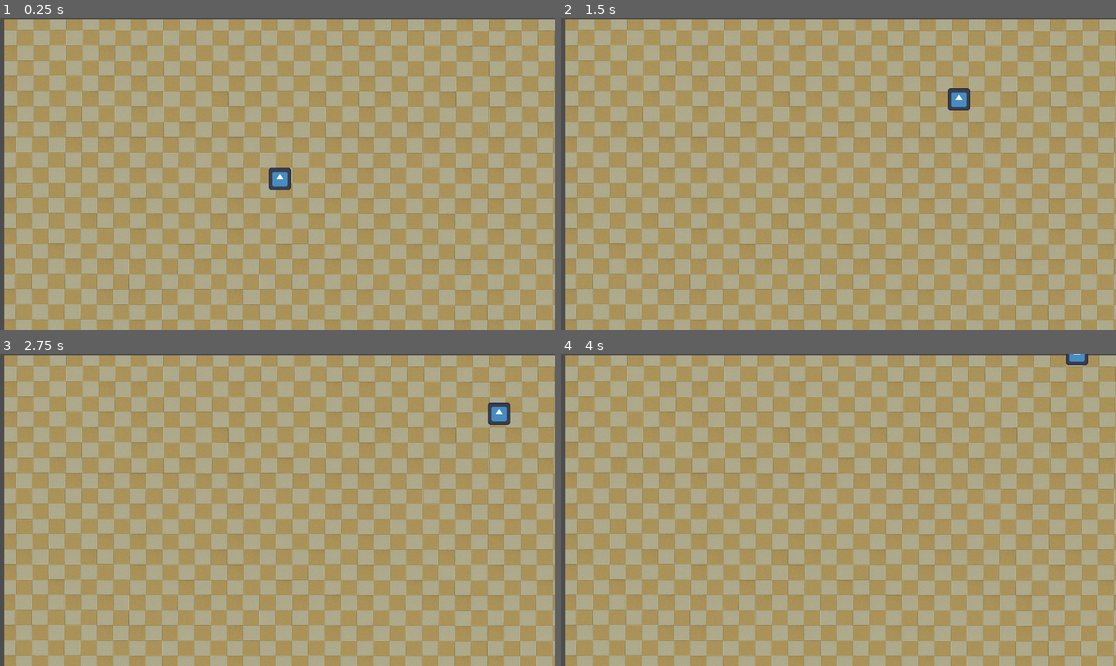
Above: before the commit, frames 1-4 (two rows, left to right).
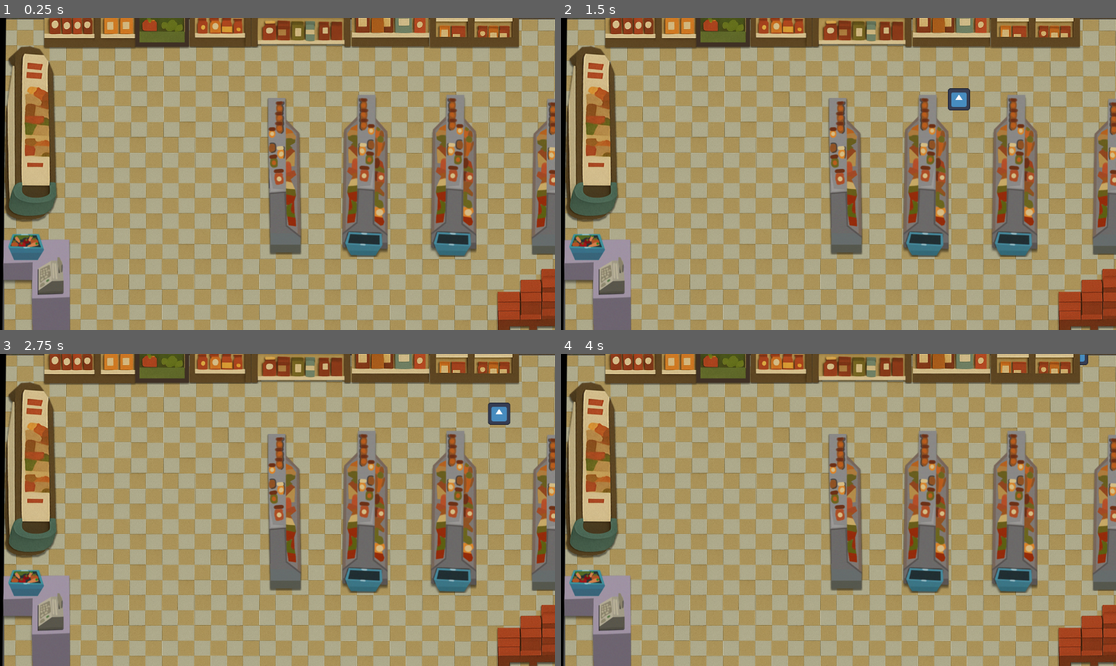
Above: after the commit, the same moments.

Repository: ezTomas/oferta_limitada
Game: Godot game, scene res://Scene/game.tscn
The game is run twice, just before and just after one commit, with the same random seed, the same clock (stepped at 60 frames per second) and the same inputs. The project has no main scene, so this scene is started directly. The engine's default icon, where the game draws it, is replaced by a stand-in: a white triangle on a blue panel in a dark square.
Inputs:
- Up to frame 1 (0.25 s): no input
- Up to frame 2 (1.5 s): tap Enter at 0.5 s; hold W (Up) 0.53-1.28 s; hold D (Rigth) 0.53-1.28 s; hold S (Down) from 1.28 s (still down); tap D (Rigth) at 1.35 s
- Up to frame 3 (2.75 s): release S (Down) at 2.03 s; hold W (Up) from 2.03 s (still down); hold D (Rigth) from 2.03 s (still down)
- Up to frame 4 (4 s): release D (Rigth) at 2.78 s; tap D (Rigth) at 2.85 s; tap Space at 3.5 s; release W (Up) at 3.53 s; hold A (Left) from 3.53 s (still down); hold D (Rigth) from 3.53 s (still down)

The runs differ from the first frame. In frame 1, 29% of the frame differs, in the area x 0-100%, y 0-100%; in frame 2, 29%; in frame 3, 29%; in frame 4, 29%.

Commit message:
primer boceto escenario

Diff:
--- a/oferta-limitada/Scene/game.tscn
+++ b/oferta-limitada/Scene/game.tscn
@@ -1,7 +1,21 @@
-[gd_scene load_steps=3 format=3 uid="uid://y3wspxw8hkle"]
+[gd_scene load_steps=17 format=3 uid="uid://y3wspxw8hkle"]
 
 [ext_resource type="PackedScene" uid="uid://cxe2b6iui5nf7" path="res://Scene/player.tscn" id="1_mhtsl"]
 [ext_resource type="Texture2D" uid="uid://tq5o2n2rs8t6" path="res://Sprite/Piso.jpg" id="1_w51g1"]
+[ext_resource type="Texture2D" uid="uid://cy3gp6o8bn7uv" path="res://Sprite/GondolaMedio.png" id="2_ihreq"]
+[ext_resource type="Texture2D" uid="uid://xokqw8eypdjg" path="res://Sprite/Pared.png" id="3_cvvdq"]
+[ext_resource type="Texture2D" uid="uid://crh0qayoggxw8" path="res://Sprite/Gondola4.png" id="4_m52p7"]
+[ext_resource type="Texture2D" uid="uid://ggbmbontaw2g" path="res://Sprite/GondolaLateralDerecha.png" id="4_thj8p"]
+[ext_resource type="Texture2D" uid="uid://o26ujgvf1b54" path="res://Sprite/GondolaLateralIzquierda.png" id="5_h8jt7"]
+[ext_resource type="Texture2D" uid="uid://ce5ubpqxbl34k" path="res://Sprite/Gondola3.png" id="6_vy0et"]
+[ext_resource type="Texture2D" uid="uid://ccx2qxlctix02" path="res://Sprite/Gondola5.png" id="7_sqb0o"]
+[ext_resource type="Texture2D" uid="uid://qfwyo5ujhr21" path="res://Sprite/Gondola7.png" id="10_gji41"]
+[ext_resource type="Texture2D" uid="uid://f68ug1x2hojn" path="res://Sprite/EspacioLimite.png" id="11_5smqc"]
+[ext_resource type="Texture2D" uid="uid://od28hwn3y07r" path="res://Sprite/Gondola2.png" id="12_mo8cs"]
+[ext_resource type="Texture2D" uid="uid://c4hyphjacokev" path="res://Sprite/Gondola6.png" id="13_nnpbk"]
+[ext_resource type="Texture2D" uid="uid://cblkuo5ye875l" path="res://Sprite/Gondola de Carne.png" id="14_xl7p6"]
+[ext_resource type="Texture2D" uid="uid://5gqt34v3e2js" path="res://Sprite/CajaRegistradora.png" id="15_yxhj1"]
+[ext_resource type="Texture2D" uid="uid://i1eednsyq6h2" path="res://Sprite/CajasBebidas.png" id="16_xsmcn"]
 
 [node name="Game" type="Node2D"]
 
@@ -14,3 +28,65 @@
 
 [node name="Player" parent="." instance=ExtResource("1_mhtsl")]
 position = Vector2(581, 334)
+
+[node name="Pared" type="Sprite2D" parent="."]
+position = Vector2(722, -107)
+texture = ExtResource("3_cvvdq")
+
+[node name="Gondola4" type="Sprite2D" parent="."]
+position = Vector2(622, -19)
+texture = ExtResource("4_m52p7")
+
+[node name="GondolaMedio" type="Sprite2D" parent="."]
+position = Vector2(753, 325)
+texture = ExtResource("2_ihreq")
+
+[node name="GondolaMedio2" type="Sprite2D" parent="."]
+position = Vector2(937, 325)
+texture = ExtResource("2_ihreq")
+
+[node name="Gondola3" type="Sprite2D" parent="."]
+position = Vector2(455, 4)
+texture = ExtResource("6_vy0et")
+
+[node name="Gondola5" type="Sprite2D" parent="."]
+position = Vector2(808, -23)
+texture = ExtResource("7_sqb0o")
+
+[node name="GondolaLateralDerecha" type="Sprite2D" parent="."]
+position = Vector2(1135, 328)
+texture = ExtResource("4_thj8p")
+
+[node name="GondolaLateralIzquierda" type="Sprite2D" parent="."]
+position = Vector2(588, 326)
+texture = ExtResource("5_h8jt7")
+
+[node name="Gondola7" type="Sprite2D" parent="."]
+position = Vector2(184, -9)
+texture = ExtResource("10_gji41")
+
+[node name="EspacioLimite" type="Sprite2D" parent="."]
+position = Vector2(625, 224)
+scale = Vector2(0.707292, 0.957407)
+texture = ExtResource("11_5smqc")
+
+[node name="Gondola2" type="Sprite2D" parent="."]
+position = Vector2(334, 23)
+texture = ExtResource("12_mo8cs")
+
+[node name="Gondola6" type="Sprite2D" parent="."]
+position = Vector2(982, -23)
+texture = ExtResource("13_nnpbk")
+
+[node name="GondolaDeCarne" type="Sprite2D" parent="."]
+position = Vector2(61, 238)
+texture = ExtResource("14_xl7p6")
+
+[node name="CajaRegistradora" type="Sprite2D" parent="."]
+position = Vector2(71, 547)
+rotation = -0.0026771
+texture = ExtResource("15_yxhj1")
+
+[node name="CajasBebidas" type="Sprite2D" parent="."]
+position = Vector2(1100, 584)
+texture = ExtResource("16_xsmcn")
Binary file added: oferta-limitada/Sprite/CajaCompras.png
Not shown, added: oferta-limitada/Sprite/CajaCompras.png.import
Binary file added: oferta-limitada/Sprite/CajaRegistradora.png
Not shown, added: oferta-limitada/Sprite/CajaRegistradora.png.import
Binary file added: oferta-limitada/Sprite/CajasBebidas.png
Not shown, added: oferta-limitada/Sprite/CajasBebidas.png.import
Binary file added: oferta-limitada/Sprite/EspacioLimite.png
Not shown, added: oferta-limitada/Sprite/EspacioLimite.png.import
Binary file added: oferta-limitada/Sprite/Gondola de Carne.png
Not shown, added: oferta-limitada/Sprite/Gondola de Carne.png.import
Binary file added: oferta-limitada/Sprite/Gondola2.png
Not shown, added: oferta-limitada/Sprite/Gondola2.png.import
(and 18 more such lines)
